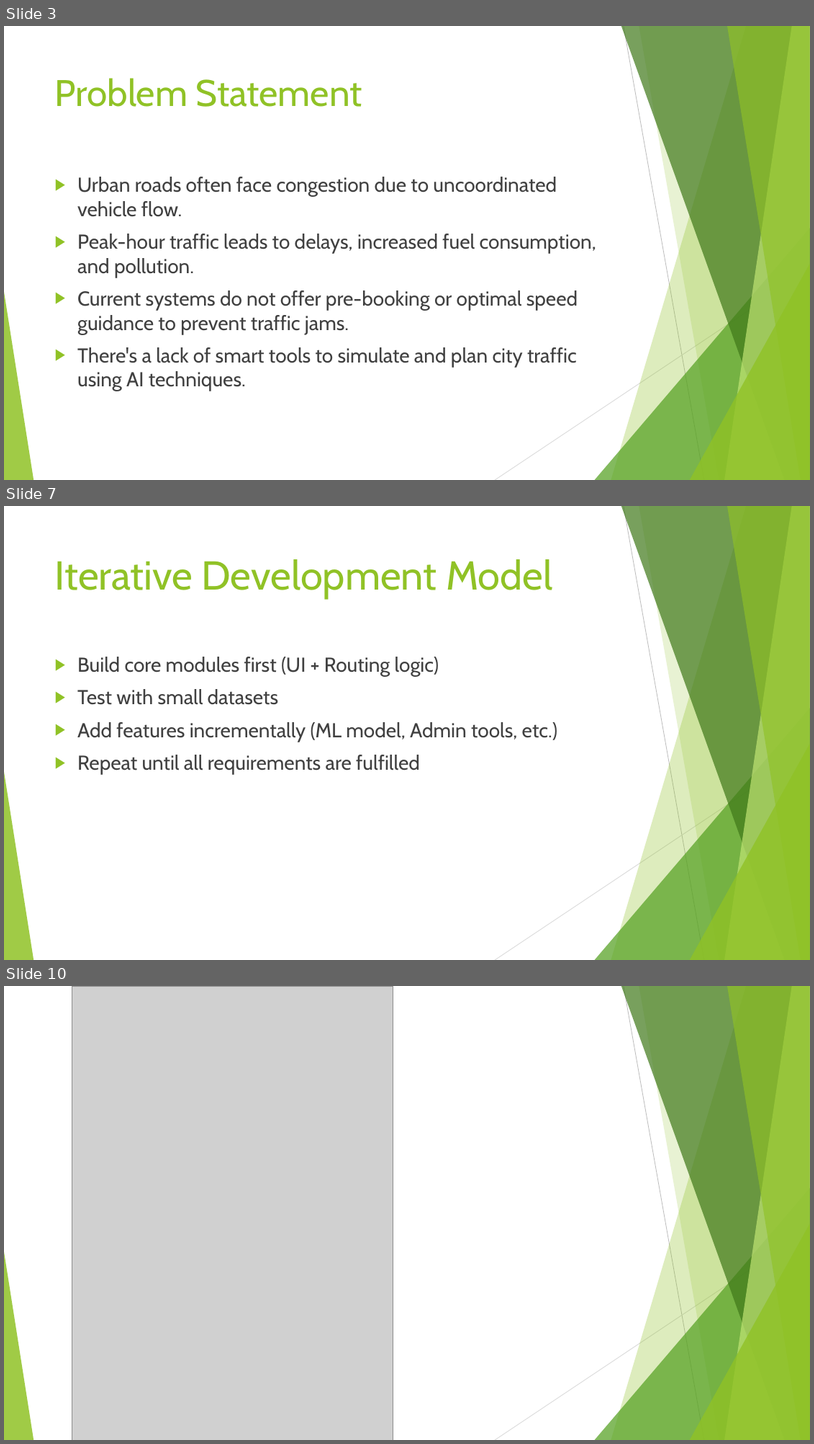
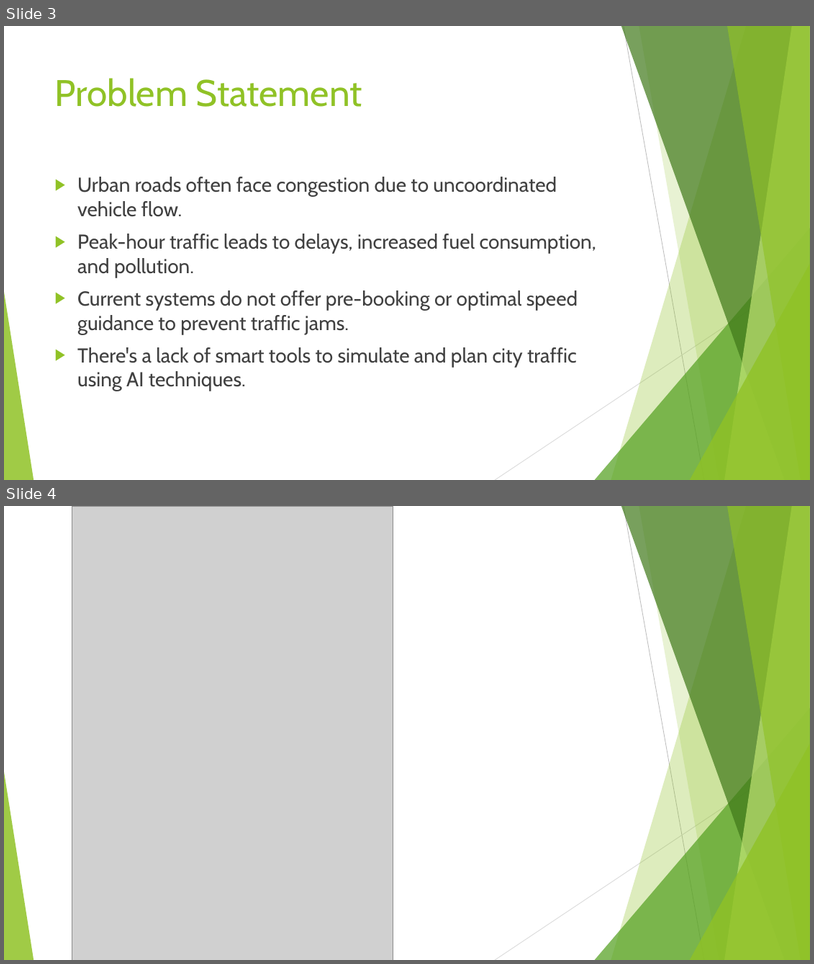
Before and after one commit to sanjaykn8/SE_MiniProject, a slide deck: SE_new.pptx. Shown one above the other, each under a label of ours: slides 3, 7 and 10 before the commit, slides 3 and 4 after it; the slides between them are not shown. The pictures are 814x1444 and 814x964 pixels, drawn with LibreOffice and Linux fonts; fonts in the diff are those of the drawing; grey boxes stand for pictures. Boxes give left, top, right and bottom in pixels: in the first picture for what was removed or moved away, otherwise in the second. Text is boxed around its words. In the diff, an @@ line names an element or a change of style, - is before the commit and + after.

```diff
--- a/SE_new.pptx
+++ b/SE_new.pptx
@@ slide 7 removed at (4,506,810,960), background #FFFFFF; not listed: 10 template elements that a slide beside it also shows @@
@@ title removed at (55,559,553,598) @@
-Iterative Development Model
@@ text removed at (77,656,558,774) @@
-▶ Build core modules first (UI + Routing logic)
-▶ Test with small datasets
-▶ Add features incrementally (ML model, Admin tools, etc.)
-▶ Repeat until all requirements are fulfilled
@@ what was slide 10 is now slide 4 @@
```
Also in this commit, not shown: 5 other slides removed.
